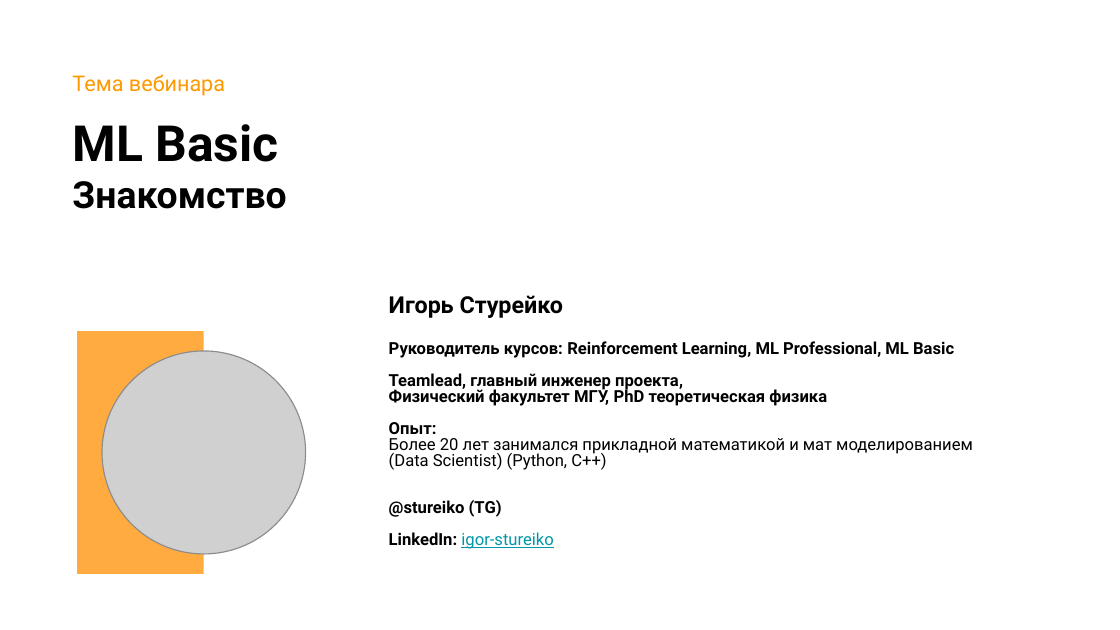
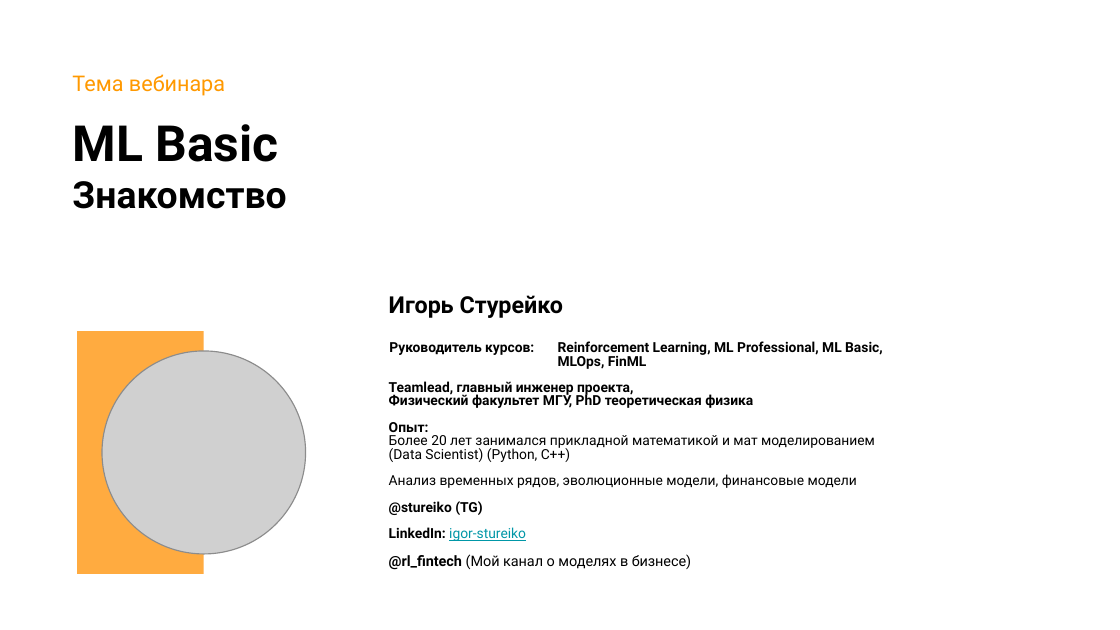
Before and after one commit to stureiko/Otus_lectures, a slide deck: slide 3 of MLBasic/01 - Intro/Presentation/01 - Introduction in ML.pptx. Drawn at 1120x630 pixels with LibreOffice and Linux fonts; fonts in the diff are those of the drawing; grey boxes stand for pictures; background and template pictures are left out. Boxes give left, top, right and bottom in pixels: in the first picture for what was removed or moved away, otherwise in the second. Text is boxed around its words. In the diff, an @@ line names an element or a change of style, - is before the commit and + after.

```diff
--- a/MLBasic/01 - Intro/Presentation/01 - Introduction in ML.pptx
+++ b/MLBasic/01 - Intro/Presentation/01 - Introduction in ML.pptx
@@ subtitle at [389,341,883,369]: text changed; size 10.6 to 8.9 pt @@
-Руководитель курсов: Reinforcement Learning, ML Professional, ML Basic
+Руководитель курсов: Reinforcement Learning, ML Professional, ML Basic,
+MLOps, FinML
@@ subtitle at [389,381,875,541]: size 10.6 to 8.9 pt in "Teamlead, главный инженер проекта,", "Физический факультет МГУ, PhD теоретическая физика", "Опыт:", "Более 20 лет занимался прикладной математикой и ..." and 3 more places @@
@@ subtitle at [389,474,857,488]: paragraph added @@
+Анализ временных рядов, эволюционные модели, финансовые модели
@@ subtitle at [389,554,691,570]: paragraph added @@
+@rl_fintech (Мой канал о моделях в бизнесе)
```
Also in this commit, not shown: 3 other slides changed, 10 other files.
